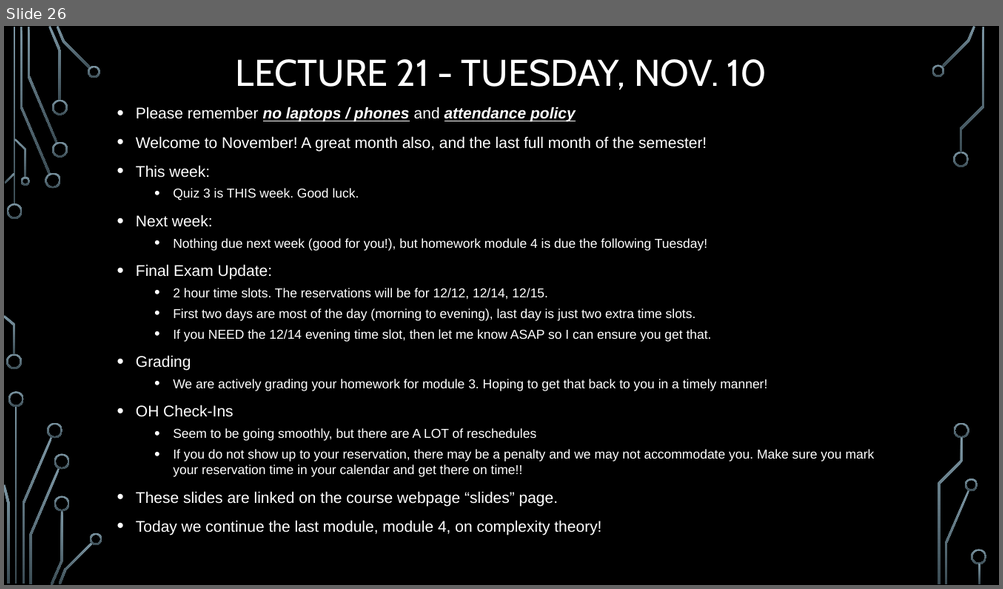
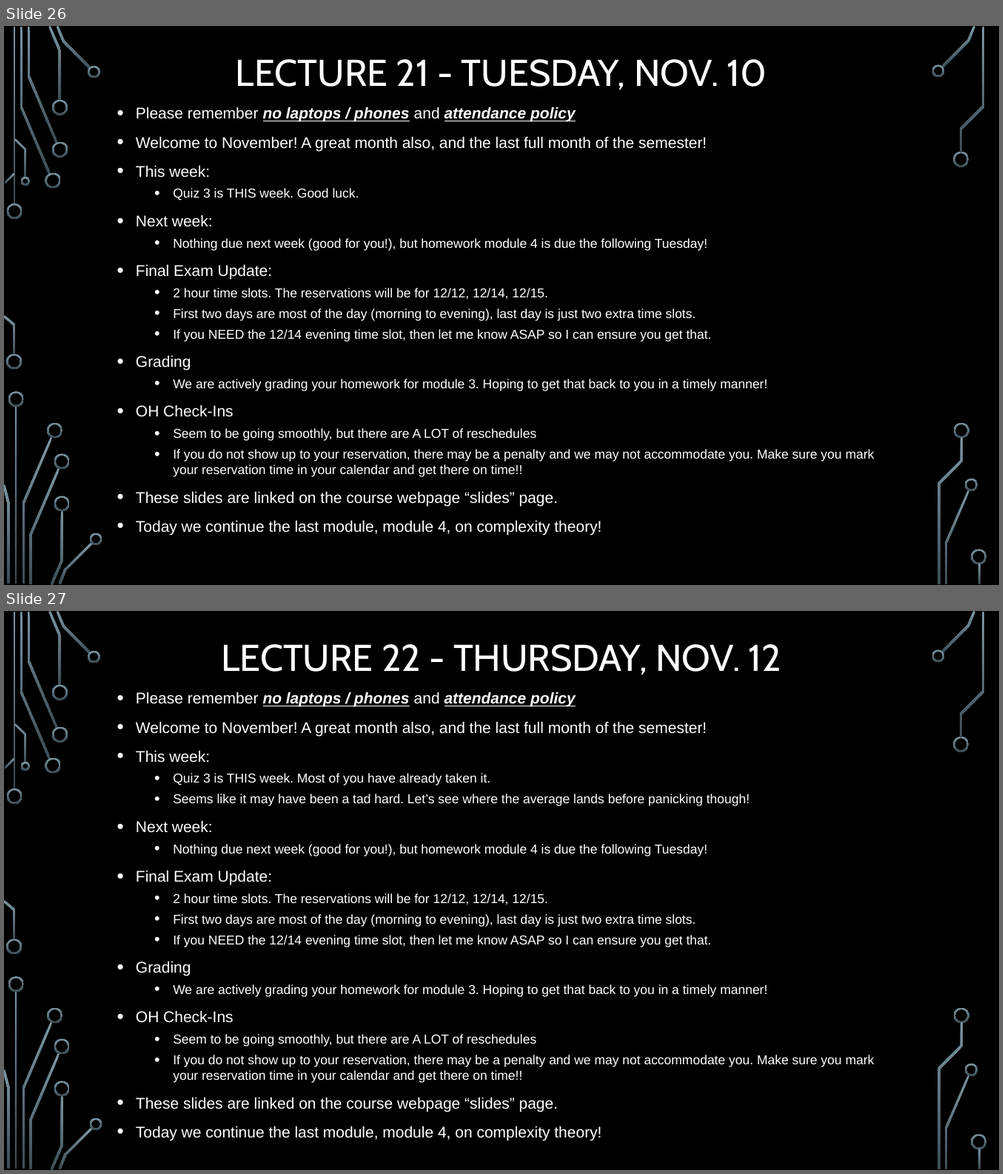
Before and after one commit to markfloryan/dmt2, a slide deck: slides/00-DailyAnnouncements.pptx. Shown one above the other, each under a label of ours: slide 26 before the commit, slides 26 and 27 after it. The pictures are 1003x589 and 1003x1174 pixels, drawn with LibreOffice and Linux fonts; fonts in the diff are those of the drawing; background and template pictures are left out. Boxes give left, top, right and bottom in pixels: in the first picture for what was removed or moved away, otherwise in the second. Text is boxed around its words. In the diff, an @@ line names an element or a change of style, - is before the commit and + after.

```diff
--- a/slides/00-DailyAnnouncements.pptx
+++ b/slides/00-DailyAnnouncements.pptx
@@ slide 27 added at [4, 611, 999, 1170], background picture (left out); not listed: 36 template elements that a slide beside it also shows @@
@@ title added at [221, 644, 781, 675], 36 pt, text #FFFFFF @@
+LECTURE 22 - THURSDAY, NOV. 12
@@ text added at [136, 692, 874, 1141], 12.5 pt, text #FFFFFF @@
+• Please remember no laptops / phones and attendance policy
+• Welcome to November! A great month also, and the last full month of the semester!
+• This week:
+  • Quiz 3 is THIS week. Most of you have already taken it.
+  • Seems like it may have been a tad hard. Let’s see where the average lands before panicking though!
+• Next week:
+  • Nothing due next week (good for you!), but homework module 4 is due the following Tuesday!
+• Final Exam Update:
+  • 2 hour time slots. The reservations will be for 12/12, 12/14, 12/15.
+  • First two days are most of the day (morning to evening), last day is just two extra time slots.
+  • If you NEED the 12/14 evening time slot, then let me know ASAP so I can ensure you get that.
+• Grading
+  • We are actively grading your homework for module 3. Hoping to get that back to you in a timely manner!
+• OH Check-Ins
+  • Seem to be going smoothly, but there are A LOT of reschedules
+  • If you do not show up to your reservation, there may be a penalty and we may not accommodate you. Make sure you mark your reservation time in your calendar and get there on time!!
+• These slides are linked on the course webpage “slides” page.
+• Today we continue the last module, module 4, on complexity theory!
```
Also in this commit, not shown: 1 slide changed, 1 other file.
